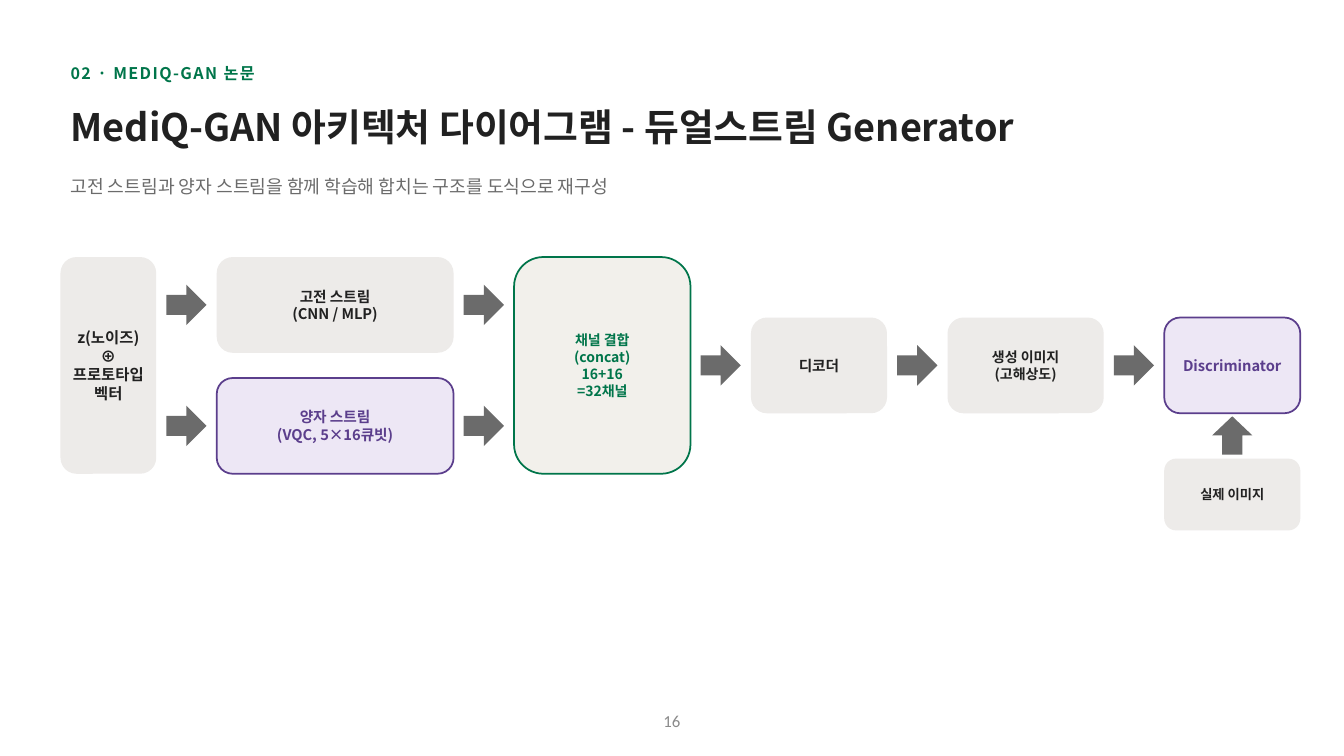
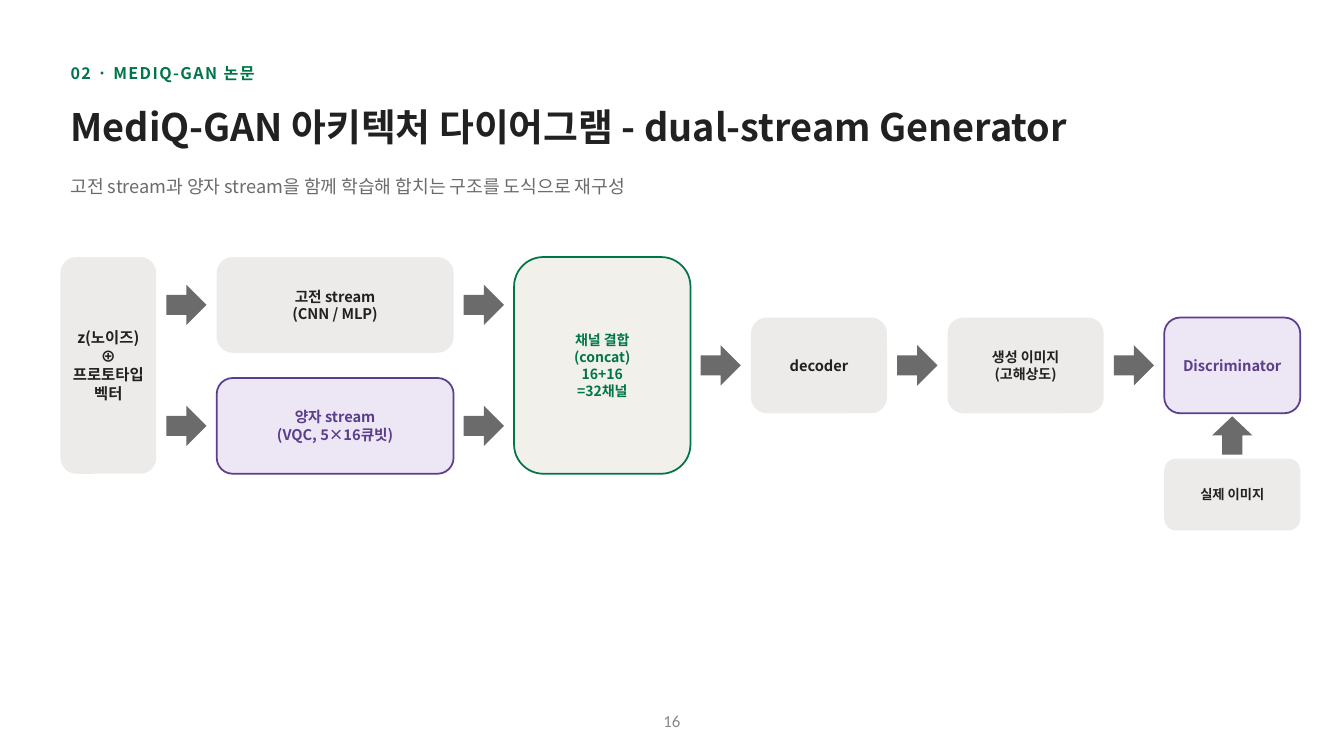
Before and after one commit to hyunhp/skin_disease_qml, a slide deck: slide 16 of practice/day1_slides/day1_theory_slides.pptx. Drawn at 1344x756 pixels with LibreOffice and Linux fonts; fonts in the diff are those of the drawing. Boxes give left, top, right and bottom in pixels: in the first picture for what was removed or moved away, otherwise in the second. Text is boxed around its words. In the diff, an @@ line names an element or a change of style, - is before the commit and + after.

```diff
--- a/practice/day1_slides/day1_theory_slides.pptx
+++ b/practice/day1_slides/day1_theory_slides.pptx
@@ text at <box>71,109,1068,149</box>: text changed @@
-MediQ-GAN 아키텍처 다이어그램 - 듀얼스트림 Generator
+MediQ-GAN 아키텍처 다이어그램 - dual-stream Generator
@@ text at <box>71,178,625,195</box>: text changed @@
-고전 스트림과 양자 스트림을 함께 학습해 합치는 구조를 도식으로 재구성
+고전 stream과 양자 stream을 함께 학습해 합치는 구조를 도식으로 재구성
@@ text at <box>295,289,375,303</box>: text changed @@
-고전 스트림
+고전 stream
@@ text at <box>790,359,849,371</box>: text changed @@
-디코더
+decoder
@@ text at <box>295,409,375,424</box>: text changed @@
-양자 스트림
+양자 stream
```
Also in this commit, not shown: 16 other slides changed, 14 other files.
